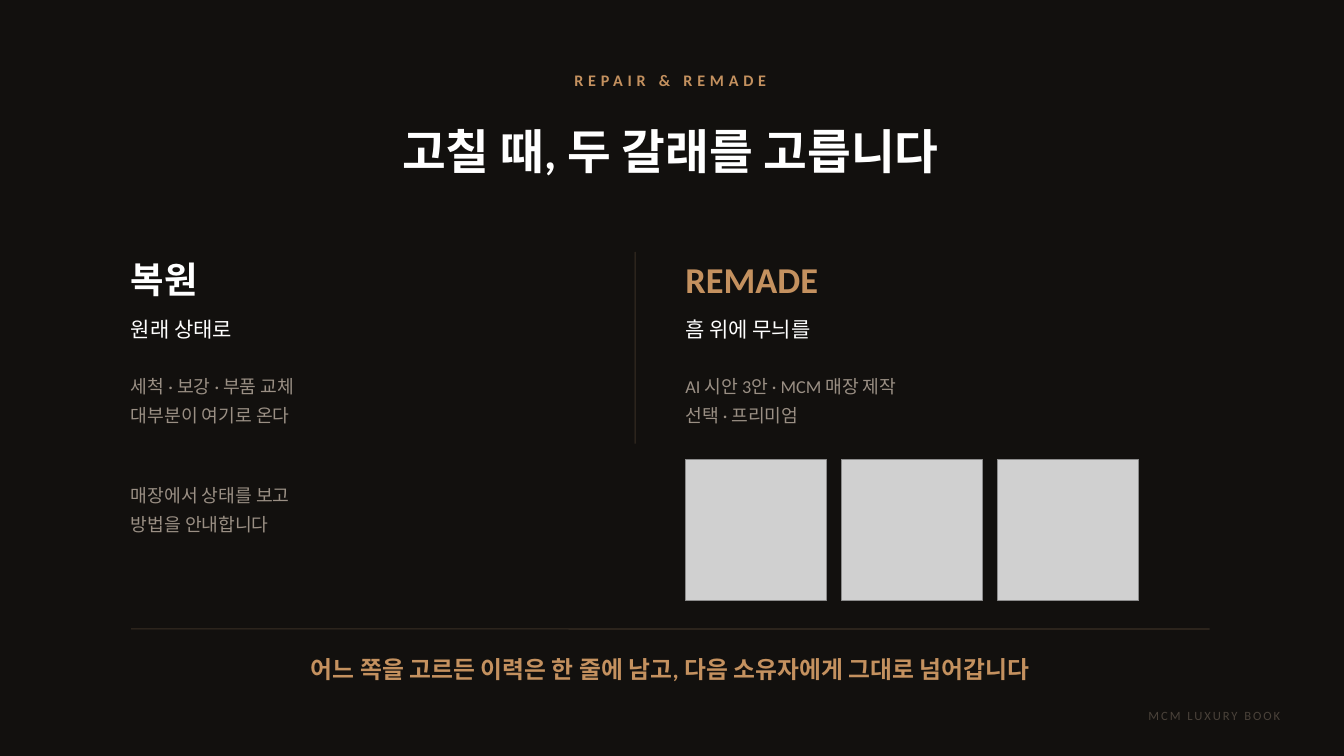
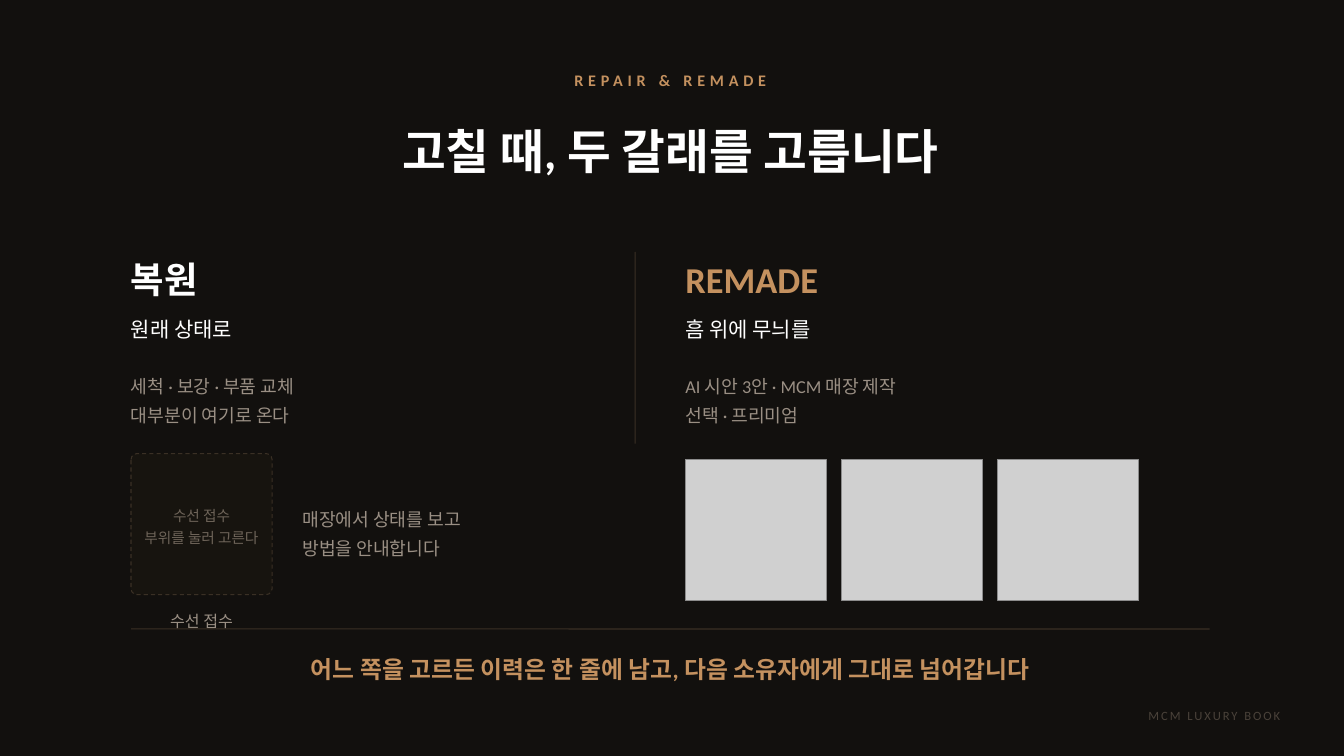
Before and after one commit to elominatedCloud/likeGonzi, a slide deck: slide 20 of docs/ir/MCM_Luxury_Book_IR.pptx (slide 23 before the commit). Drawn at 1344x756 pixels with LibreOffice and Linux fonts; fonts in the diff are those of the drawing; grey boxes stand for pictures; background and template pictures are left out. Boxes give left, top, right and bottom in pixels: in the first picture for what was removed or moved away, otherwise in the second. Text is boxed around its words. In the diff, an @@ line names an element or a change of style, - is before the commit and + after.

```diff
--- a/docs/ir/MCM_Luxury_Book_IR.pptx
+++ b/docs/ir/MCM_Luxury_Book_IR.pptx
@@ rounded rectangle added at [131, 454, 272, 595], fill #17140F, outline #3A3025 0.75 pt dashed @@
@@ text added at [144, 509, 258, 544], 10.5 pt, text #6E6459 @@
+수선 접수
+부위를 눌러 고른다
@@ text "매장에서 상태를 보고": place and size @@
-text "매장에서 상태를 보고" at [131, 487, 289, 533]
+text "매장에서 상태를 보고" at [302, 511, 460, 557]
@@ text added at [170, 613, 233, 628], 11.5 pt, text #9A8F84 @@
+수선 접수
```
Also in this commit, not shown: 7 other slides changed, 2 slides added, 6 slides removed, 3 other files.
